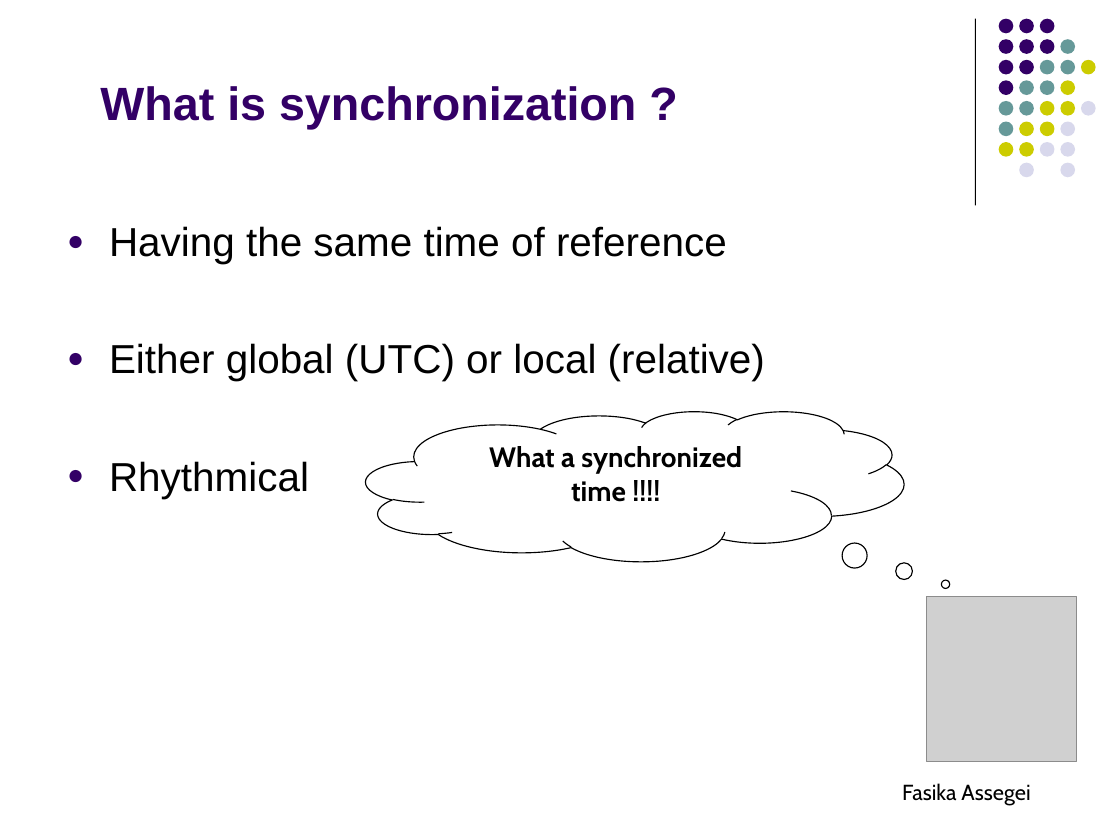
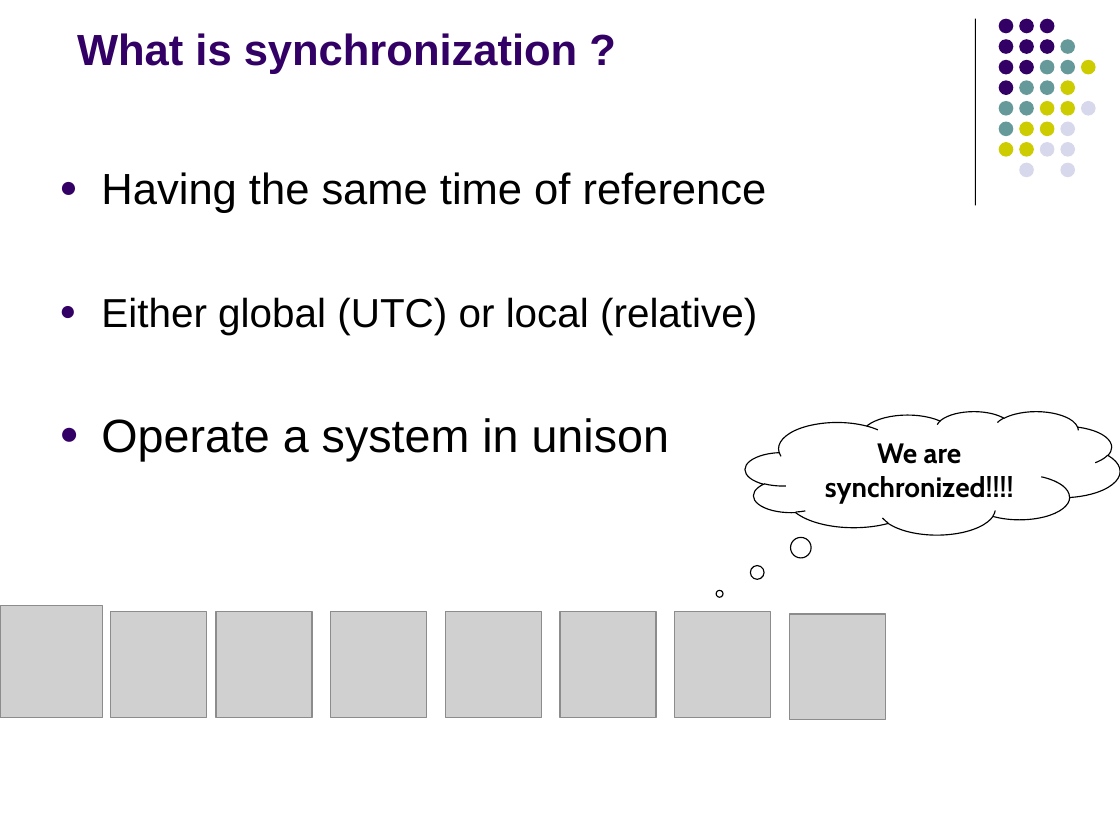
Before and after one commit to fasalex/symposium, a slide deck: slide 3 of Presentation.ppt. Drawn at 1120x840 pixels with LibreOffice and Linux fonts; fonts in the diff are those of the drawing; grey boxes stand for pictures. Boxes give left, top, right and bottom in pixels: in the first picture for what was removed or moved away, otherwise in the second. Text is boxed around its words. In the diff, an @@ line names an element or a change of style, - is before the commit and + after.

```diff
--- a/Presentation.ppt
+++ b/Presentation.ppt
@@ title "What is synchronization ?": place and size @@
-title "What is synchronization ?" at bbox=[100, 86, 636, 129]
+title "What is synchronization ?" at bbox=[77, 33, 577, 74]
@@ title "What is synchronization ?" at bbox=[77, 33, 577, 74]: size 30 to 28 pt @@
@@ text "Having the same time of ...": place and size @@
-text "Having the same time of ..." at bbox=[109, 226, 765, 499]
+text "Having the same time of ..." at bbox=[101, 172, 767, 461]
@@ text at bbox=[101, 172, 767, 213]: size 26 to 28 pt in "Having the same time of reference" @@
@@ text at bbox=[101, 418, 669, 461]: text changed; size 26 to 30 pt @@
-● Rhythmical
+● Operate a system in unison
@@ thought cloud removed at bbox=[366, 411, 904, 561] @@
-What a synchronized time !!!!
@@ thought cloud added at bbox=[745, 411, 1120, 534], outline #000000 0.74 pt, 18 pt, text #000000, bold @@
+We are synchronized!!!!
@@ picture added at bbox=[0, 605, 102, 717] @@
@@ picture added at bbox=[110, 612, 206, 717] @@
@@ picture added at bbox=[216, 612, 312, 717] @@
@@ picture added at bbox=[330, 612, 427, 717] @@
@@ picture added at bbox=[446, 612, 542, 717] @@
@@ picture added at bbox=[560, 612, 656, 717] @@
@@ picture added at bbox=[674, 612, 771, 717] @@
@@ picture: place and size @@
-picture at bbox=[926, 596, 1076, 762]
+picture at bbox=[790, 614, 886, 719]
@@ text removed at bbox=[902, 783, 1030, 805] @@
-Fasika Assegei
```
Also in this commit, not shown: 28 other slides changed, 13 slides added, 7 slides removed.
